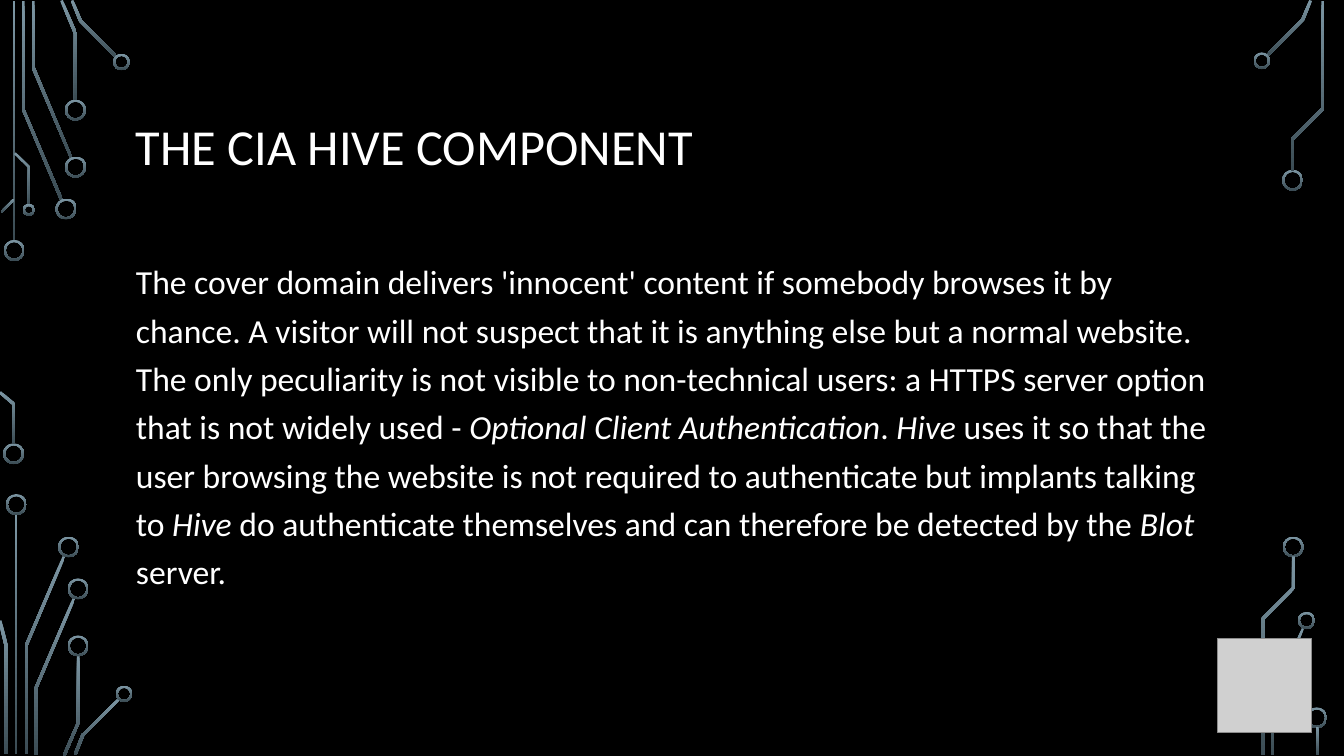
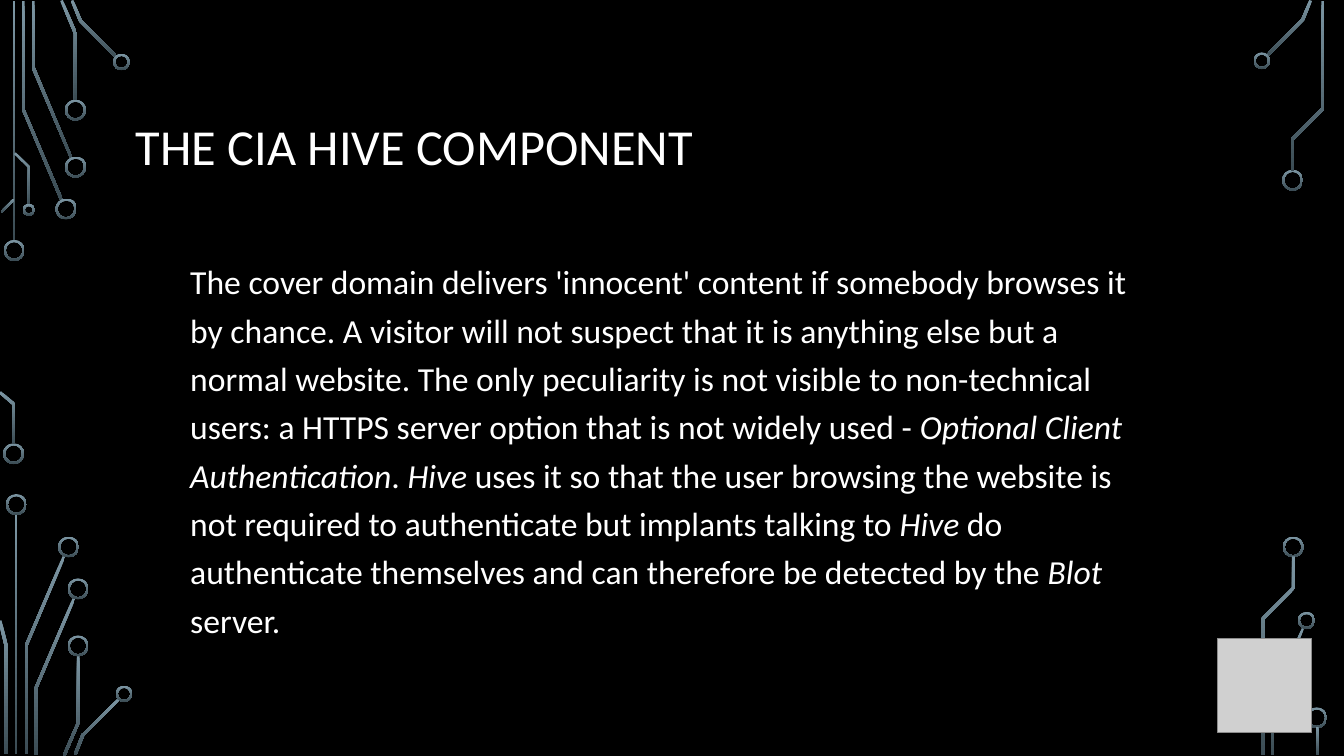
Before and after one commit to giadagabriele/WikiLeaks-Hive, a slide deck: slide 4 of The CIA Hive component.pptx. Drawn at 1344x756 pixels with LibreOffice and Linux fonts; fonts in the diff are those of the drawing; grey boxes stand for pictures; background and template pictures are left out. Boxes give left, top, right and bottom in pixels: in the first picture for what was removed or moved away, otherwise in the second. Text is boxed around its words. In the diff, an @@ line names an element or a change of style, - is before the commit and + after.

Commit message:
presentation updated
added tech aspects beacons and blot

```diff
--- a/The CIA Hive component.pptx
+++ b/The CIA Hive component.pptx
@@ text "The cover domain delivers 'innocent' ..." rewrapped from <box>136,270,1206,585</box> to <box>190,270,1126,634</box> @@
```
Also in this commit, not shown: 5 other slides changed, 7 slides added, 4 slides removed.
